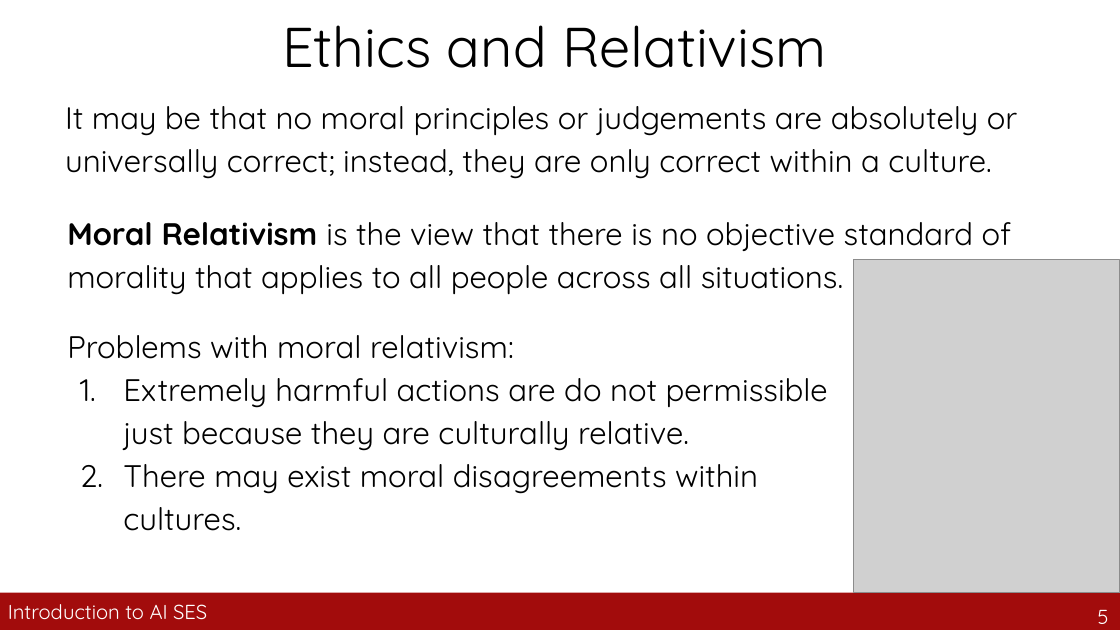
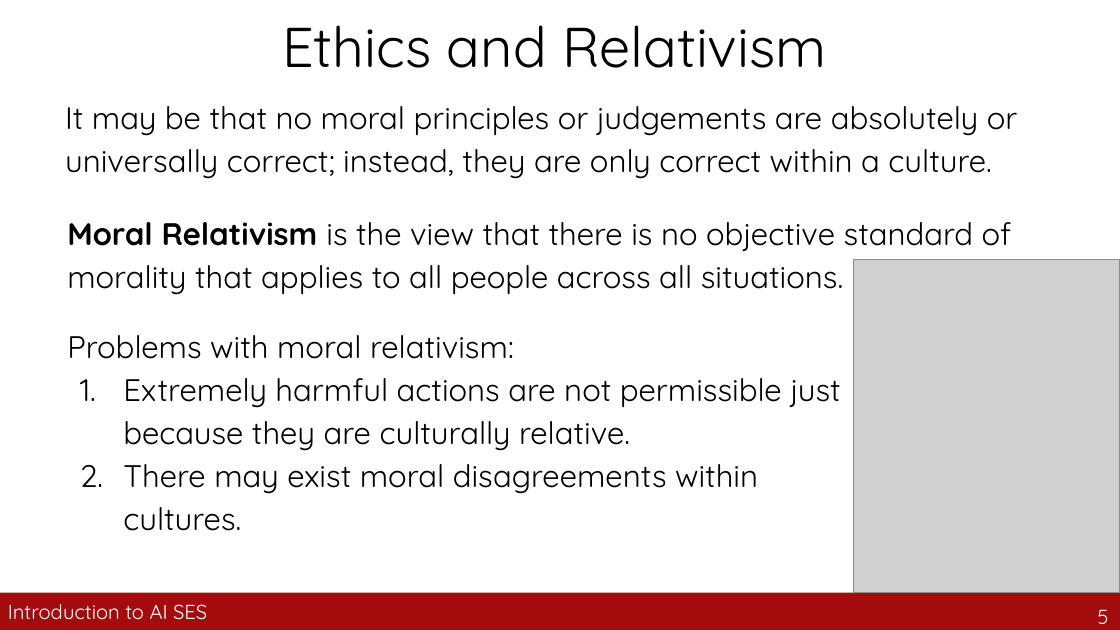
Before and after one commit to guhofstra/CSC163Fa26, a slide deck: slide 5 of PPTs/9_normative_ethics_background.pptx. Drawn at 1120x630 pixels with LibreOffice and Linux fonts; fonts in the diff are those of the drawing; grey boxes stand for pictures. Boxes give left, top, right and bottom in pixels: in the first picture for what was removed or moved away, otherwise in the second. Text is boxed around its words. In the diff, an @@ line names an element or a change of style, - is before the commit and + after.

```diff
--- a/PPTs/9_normative_ethics_background.pptx
+++ b/PPTs/9_normative_ethics_background.pptx
@@ text at [123, 378, 840, 451]: text changed @@
-1. Extremely harmful actions are do not permissible just because they are culturally relative.
+1. Extremely harmful actions are not permissible just because they are culturally relative.
```
Also in this commit, not shown: 8 other slides changed, 44 slides removed, 30 other files.
